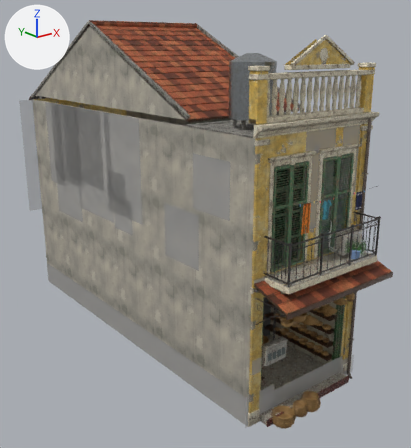
Before and after pictures for a commit that changed the glTF model assets/models/city/colonial_2f_w4_yellow.glb.
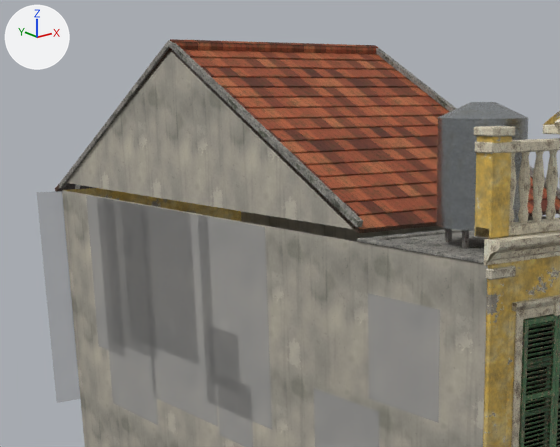
There are two pictures of each version: one whole from a camera (50 mm lens) standing at (-10.48, -8.89, 9.2) and looking at (0.45, 4.78, 3.73), one close up on the part from 0% to 71% of the width and 0% to 52% of the height. The axes (+X, +Y, +Z) are drawn at upper left. The lights are the same throughout. The first two pictures are the older version. Objects named as collision shapes, trigger or cutter boxes, shadow casters or lower levels of detail are left out. Where no turn or scale is listed for an object, it has been applied to the vertices. Vertices at exactly the same position are counted once.

The first close-up shows 'colonial_2f_w4_yellow_clutter', 'colonial_2f_w4_yellow_detail', 'colonial_2f_w4_yellow_shell'.
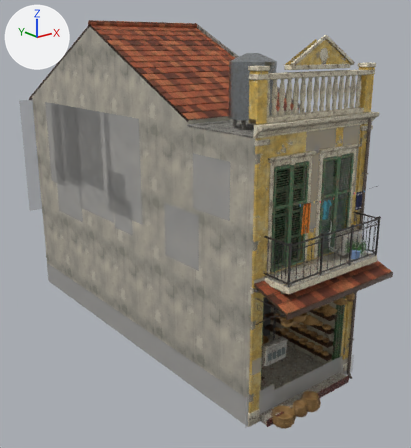
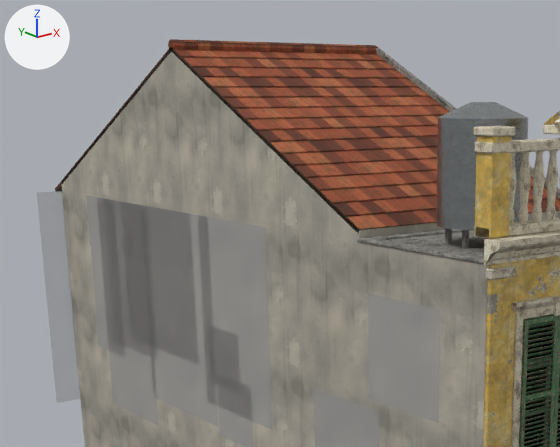
Location of each change, [x1, y1, x2, y2] in pixels of the close-ups (560 x 447 px):
part 1 of me_colonial_2f_w4_yellow_shell, deleted: before [59, 40, 363, 227]
part 2 of me_colonial_2f_w4_yellow_shell, added: after [61, 183, 560, 242]

Edits to the bpy script that builds the scene:
```text
Change me_colonial_2f_w4_yellow_shell:
    used by ob_colonial_2f_w4_yellow_shell; location = (0.0, 0.0, 0.0)
    verts and faces of me_colonial_2f_w4_yellow_shell; kept vertices keep their numbers, new ones are numbered from 3298
    before: 443 (2.0, 12.0, 7.3), 661 (-2.0, 12.0, 7.3) at pixel (61, 189), 2532 (-2.0, 2.4, 7.3) at pixel (359, 242), 2865 (2.0, 2.4, 7.3), 3189 (-2.0, 12.0, 7.45) at pixel (61, 182)
    before: 3190 (-2.0, 2.4, 7.45) at pixel (359, 230), 3191 (2.0, 2.4, 7.45), 3192 (2.0, 12.0, 7.45)
    remove me_colonial_2f_w4_yellow_shell.from_pydata(...)  # 3298 vertices, 5409 faces; spans x -2.06..2.06, y -1.14..12.36, z 0.0..9.91
    add me_colonial_2f_w4_yellow_shell.from_pydata(...)  # 3286 vertices, 5397 faces; spans x -2.06..2.06, y -1.14..12.36, z 0.0..9.91
    me_colonial_2f_w4_yellow_shell part 1: the loose piece of 12 vertices spanning x -2.04..-1.96, y 2.36..12.04, z 7.32..9.89 is deleted
    me_colonial_2f_w4_yellow_shell part 2
    add faces += [(661, 3190, 3189), (661, 2532, 3190), (443, 3192, 2865), (2865, 3192, 3191), (2532, 2865, 3191), (2532, 3191, 3190)]  # mat_arch_cement_render
    add faces += [(443, 3189, 3192), (443, 661, 3189)]  # mat_arch_cement_render
```
